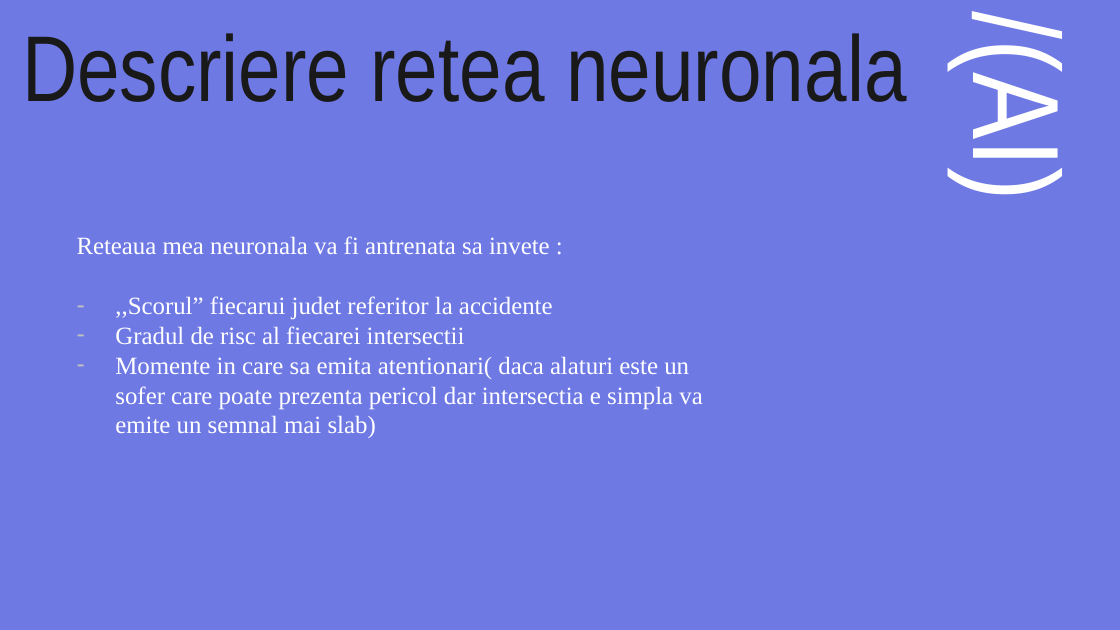
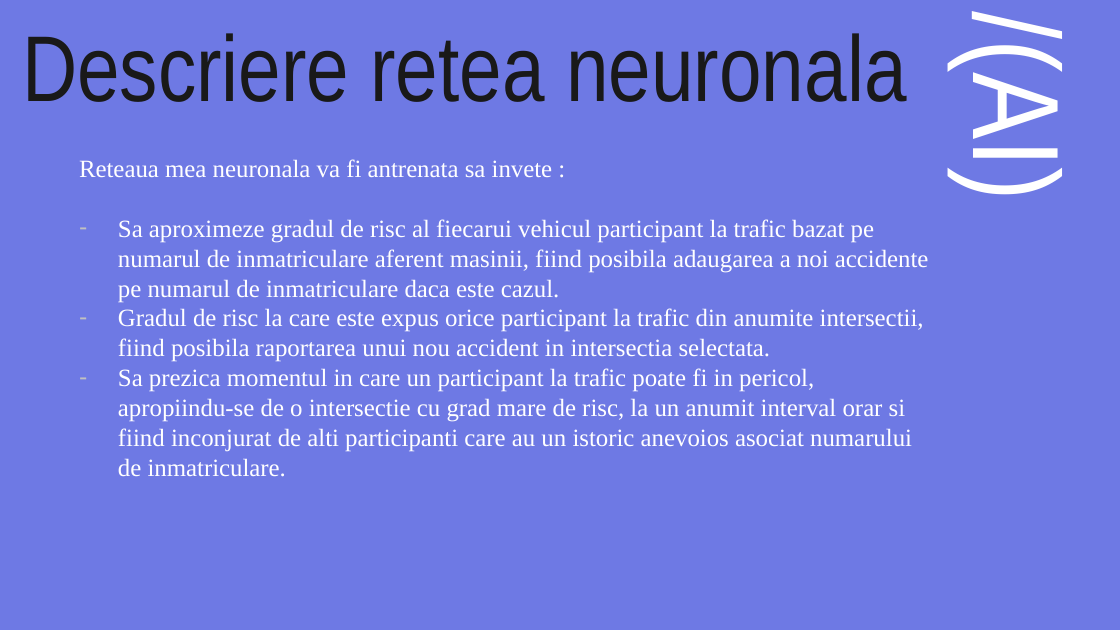
Before and after one commit to Horel7458/Proiect-Retele-Neuronale, a slide deck: slide 11 of docs/PROIECTLARN.pptx. Drawn at 1120x630 pixels with LibreOffice and Linux fonts; fonts in the diff are those of the drawing. Boxes give left, top, right and bottom in pixels: in the first picture for what was removed or moved away, otherwise in the second. Text is boxed around its words. In the diff, an @@ line names an element or a change of style, - is before the commit and + after.

```diff
--- a/docs/PROIECTLARN.pptx
+++ b/docs/PROIECTLARN.pptx
@@ subtitle at [118,219,929,477]: text changed @@
-– ,,Scorul” fiecarui judet referitor la accidente
-– Gradul de risc al fiecarei intersectii
-– Momente in care sa emita atentionari( daca alaturi este un sofer care poate prezenta pericol dar intersectia e simpla va emite un semnal mai slab)
+– Sa aproximeze gradul de risc al fiecarui vehicul participant la trafic bazat pe numarul de inmatriculare aferent masinii, fiind posibila adaugarea a noi accidente pe numarul de inmatriculare daca este cazul.
+– Gradul de risc la care este expus orice participant la trafic din anumite intersectii, fiind posibila raportarea unui nou accident in intersectia selectata.
+– Sa prezica momentul in care un participant la trafic poate fi in pericol, apropiindu-se de o intersectie cu grad mare de risc, la un anumit interval orar si fiind inconjurat de alti participanti care au un istoric anevoios asociat numarului de inmatriculare.
```
Also in this commit, not shown: 5 other slides changed, 4 slides added, 44 other files.
